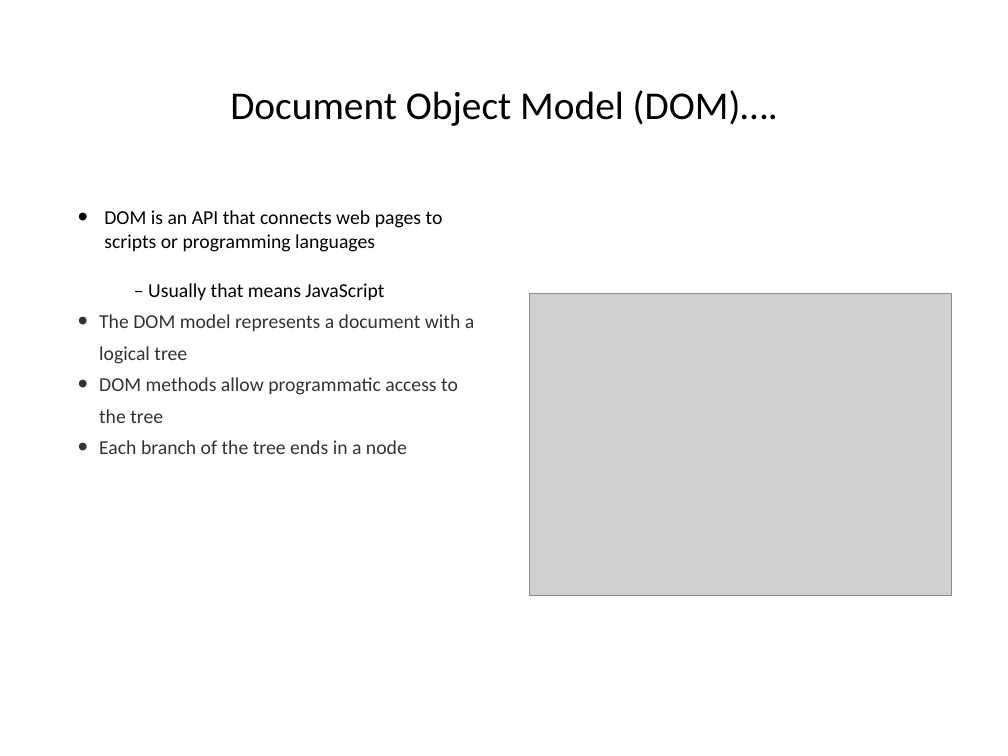
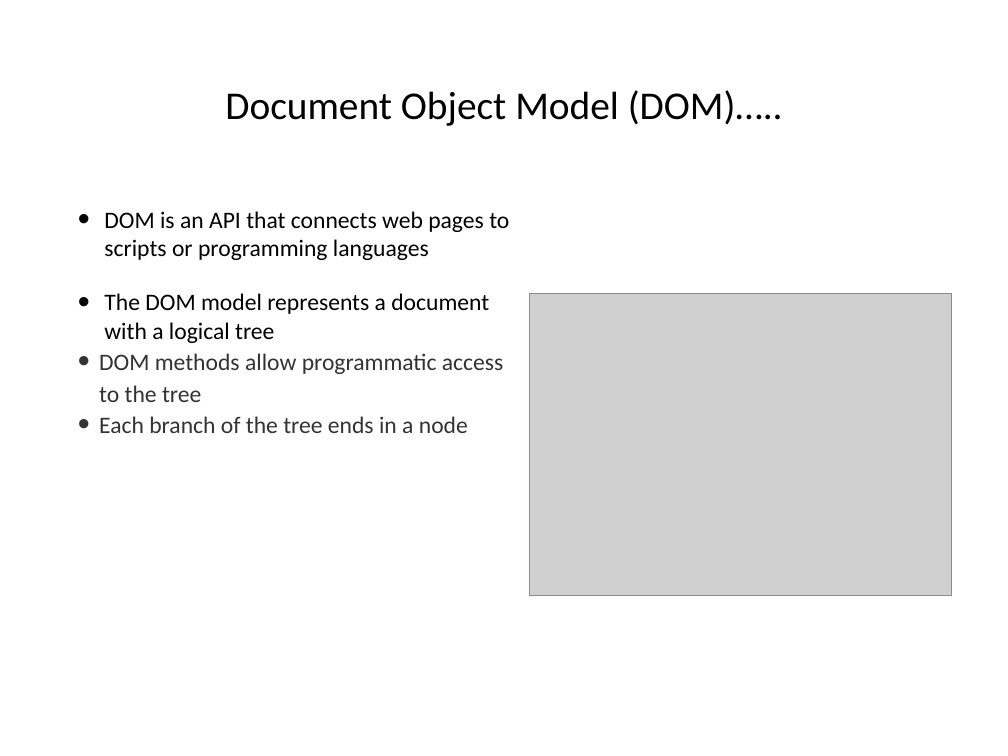
Before and after one commit to hogeschool/Development--Web, a slide deck: slide 16 of Lesson4/lesson4.pptx (slide 8 before the commit). Drawn at 1008x756 pixels with LibreOffice and Linux fonts; fonts in the diff are those of the drawing; grey boxes stand for pictures. Boxes give left, top, right and bottom in pixels: in the first picture for what was removed or moved away, otherwise in the second. Text is boxed around its words. In the diff, an @@ line names an element or a change of style, - is before the commit and + after.

```diff
--- a/Lesson4/lesson4.pptx
+++ b/Lesson4/lesson4.pptx
@@ title at box(225, 90, 783, 126): text changed @@
-Document Object Model (DOM)….
+Document Object Model (DOM)…..
@@ text "DOM is an API that ..." at box(99, 211, 509, 433): size 20 to 24 pt; text colour #333333 to #000000 in "The DOM model represents a document with ..."; indent changed; line spacing 32pt to 1; more space between paragraphs @@
@@ text at box(148, 283, 384, 301): paragraph removed @@
-– Usually that means JavaScript
```
Also in this commit, not shown: 37 other slides changed, 8 slides added.
